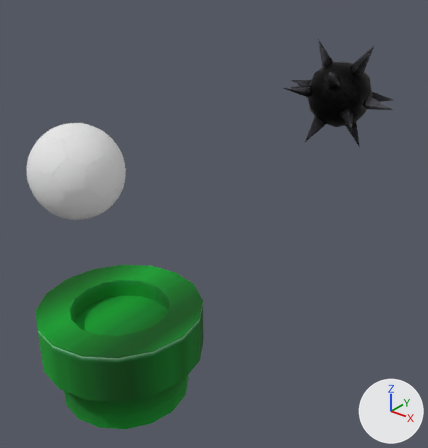
Before and after pictures for a commit that changed the glTF model public/models/gltfScene/scene.gltf.
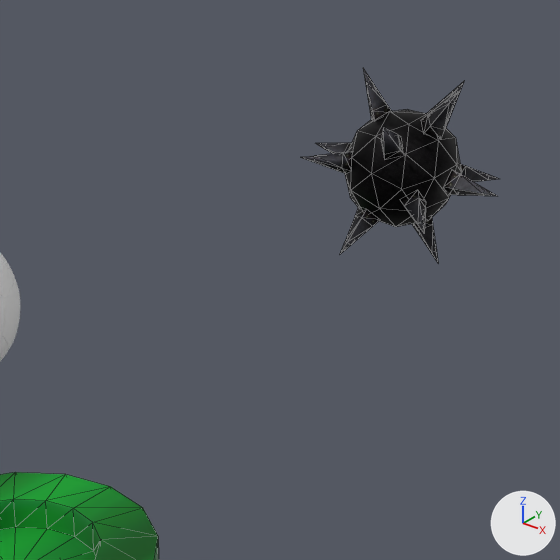
Each version appears first whole from a 50 mm lens placed at (11.49, -10.0, 13.03), pointed at (3.57, -0.09, 6.88), and next in a close-up on the part from 27% to 100% of the width and 0% to 70% of the height. Arrows for +X, +Y and +Z are at lower right; the lights stay in place. The close-ups show mesh edges as thin lines. Where no turn or scale is listed for an object, it has been applied to the vertices.

Objects in the first close-up: 'baller', 'pipe', 'spikey'.
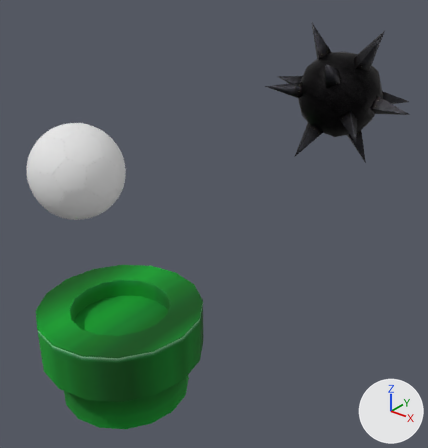
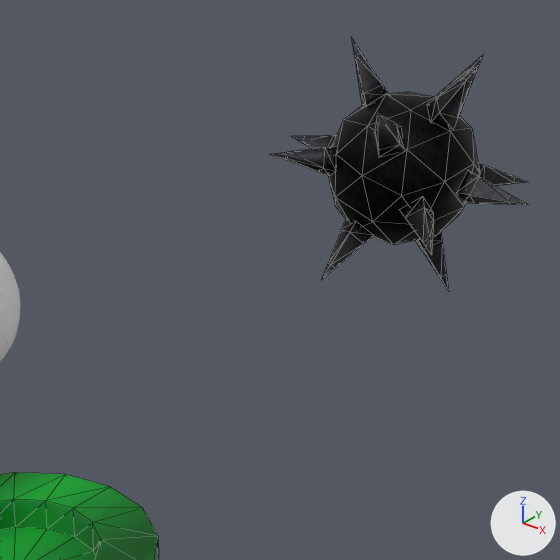
The change in detail:
Object 'spikey' (ob_spikey) is rescaled from (1.0, 1.0, 1.0) to (1.3, 1.3, 1.3).

Location of each change, [x1, y1, x2, y2] in pixels of the close-ups (560 x 560 px):
'spikey', rescaled (30% wider, 30% taller): before [301, 68, 499, 263]; after [270, 38, 528, 291]
